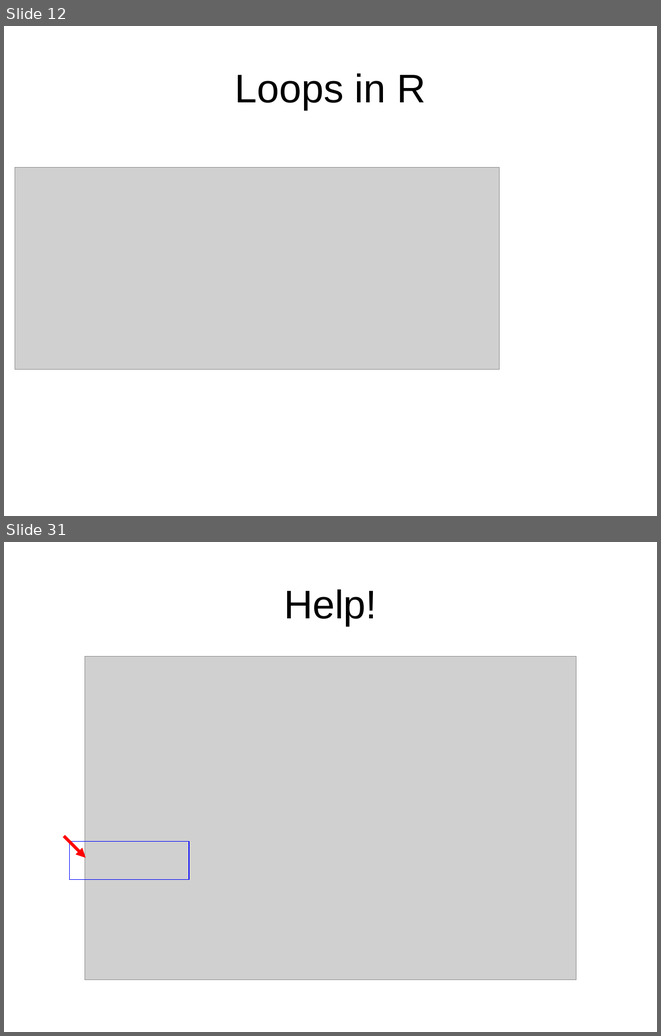
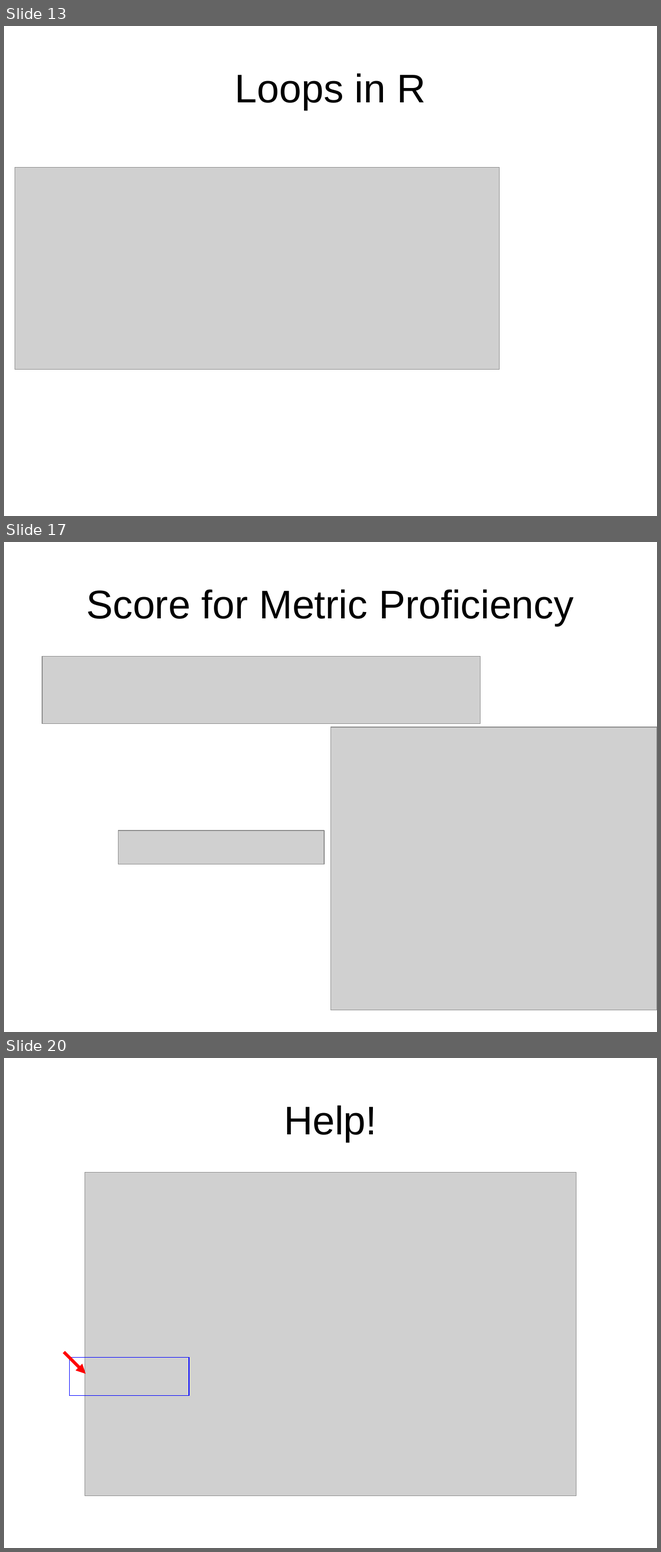
Before and after one commit to hongqin/R-workshop-GAS14, a slide deck: 1.Introduction_to_R/Learning_R_by_metricExample.ppt. Shown one above the other, each under a label of ours: slides 12 and 31 before the commit, slides 13, 17 and 20 after it; the slides between them are not shown. The pictures are 661x1036 and 661x1552 pixels, drawn with LibreOffice and Linux fonts; fonts in the diff are those of the drawing; grey boxes stand for pictures. Boxes give left, top, right and bottom in pixels: in the first picture for what was removed or moved away, otherwise in the second. Text is boxed around its words. In the diff, an @@ line names an element or a change of style, - is before the commit and + after.

```diff
--- a/1.Introduction_to_R/Learning_R_by_metricExample.ppt
+++ b/1.Introduction_to_R/Learning_R_by_metricExample.ppt
@@ slide 17 added at (x1=4, y1=542, x2=657, y2=1032), background #FFFFFF @@
@@ title added at (x1=86, y1=589, x2=574, y2=626), 44 pt, text #000000 @@
+Score for Metric Proficiency
@@ picture added at (x1=42, y1=656, x2=480, y2=723) @@
@@ picture added at (x1=330, y1=727, x2=657, y2=1009) @@
@@ picture added at (x1=118, y1=831, x2=324, y2=864) @@
@@ what was slide 12 is now slide 13 @@
@@ what was slide 31 is now slide 20 @@
```
Also in this commit, not shown: 1 slide changed, 4 other slides added, 21 slides removed, 3 other files.
